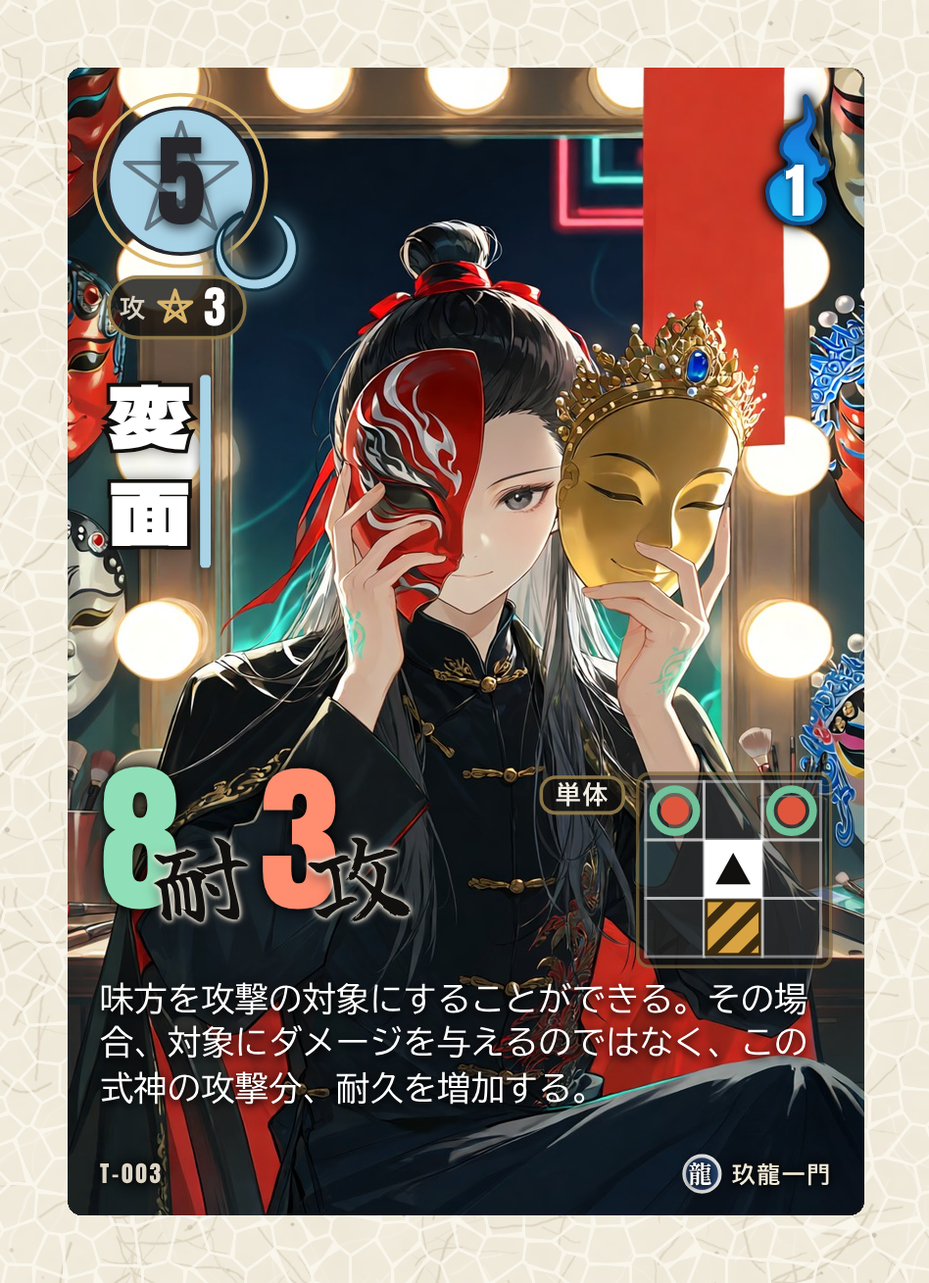
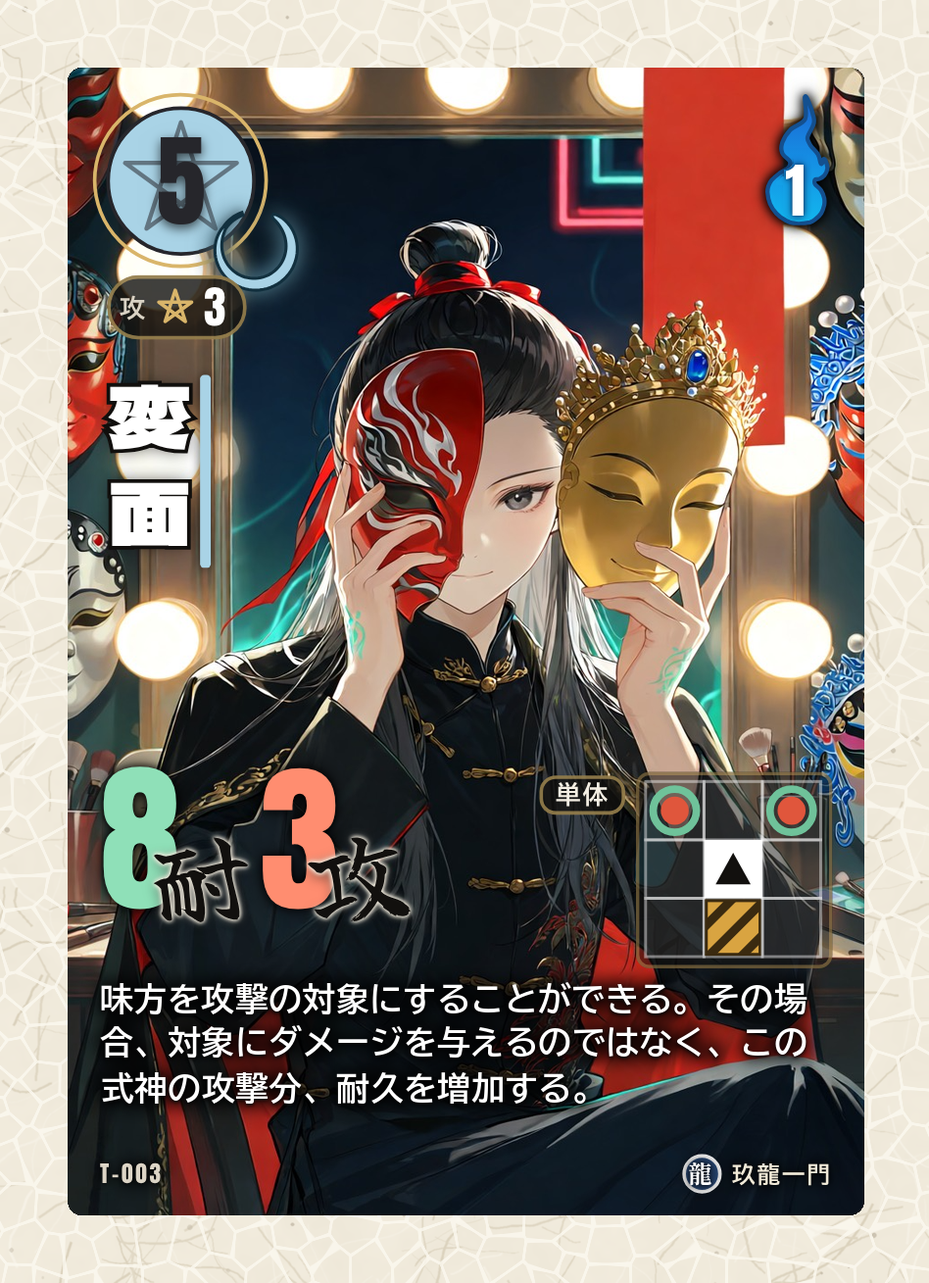
Layered file, before and after one edit (929 × 1283). Changes by layer:
removed layer "11c_効果文_白文字(影なし)" over [99, 981, 808, 1105]
removed layer "11b_効果文の影_内側(0 1px 2px 黒90%)" (was 90%) over [92, 976, 816, 1117]
removed layer "11a_効果文の影_外側(0 0 4px 黒60%)" (was 60%) over [83, 965, 824, 1121]
added layer "11c_効果文_白文字_太字(影なし)" above "11b_効果文の影_内側(下に少し・黒95%)" over [99, 981, 808, 1104]
added layer "11b_効果文の影_内側(下に少し・黒95%)" (95%) above "11a_効果文の影_外側(広め・黒85%)" over [96, 978, 812, 1110]
added layer "11a_効果文の影_外側(広め・黒85%)" (85%) above "10_間合" over [83, 963, 824, 1124]
